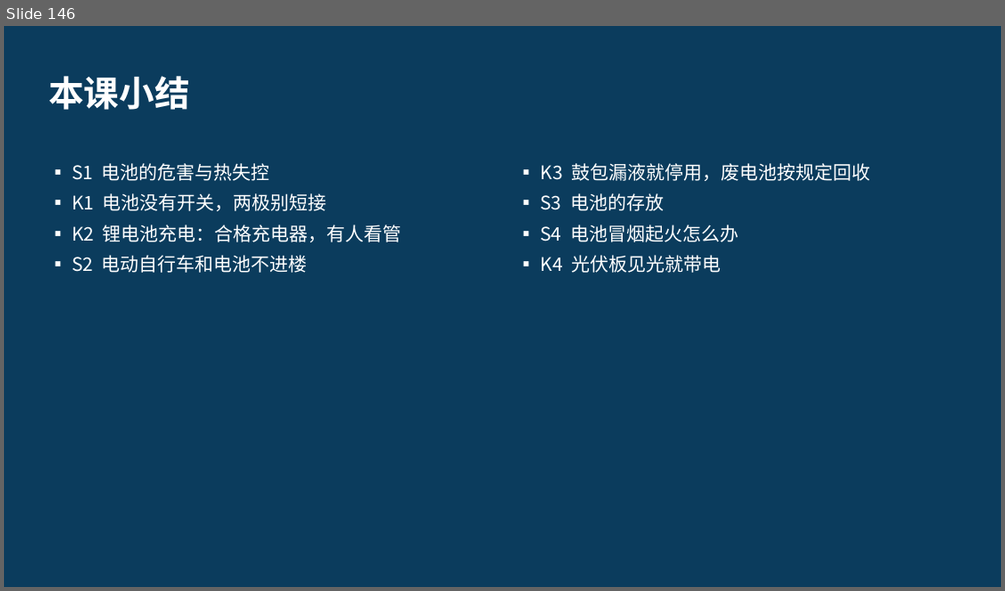
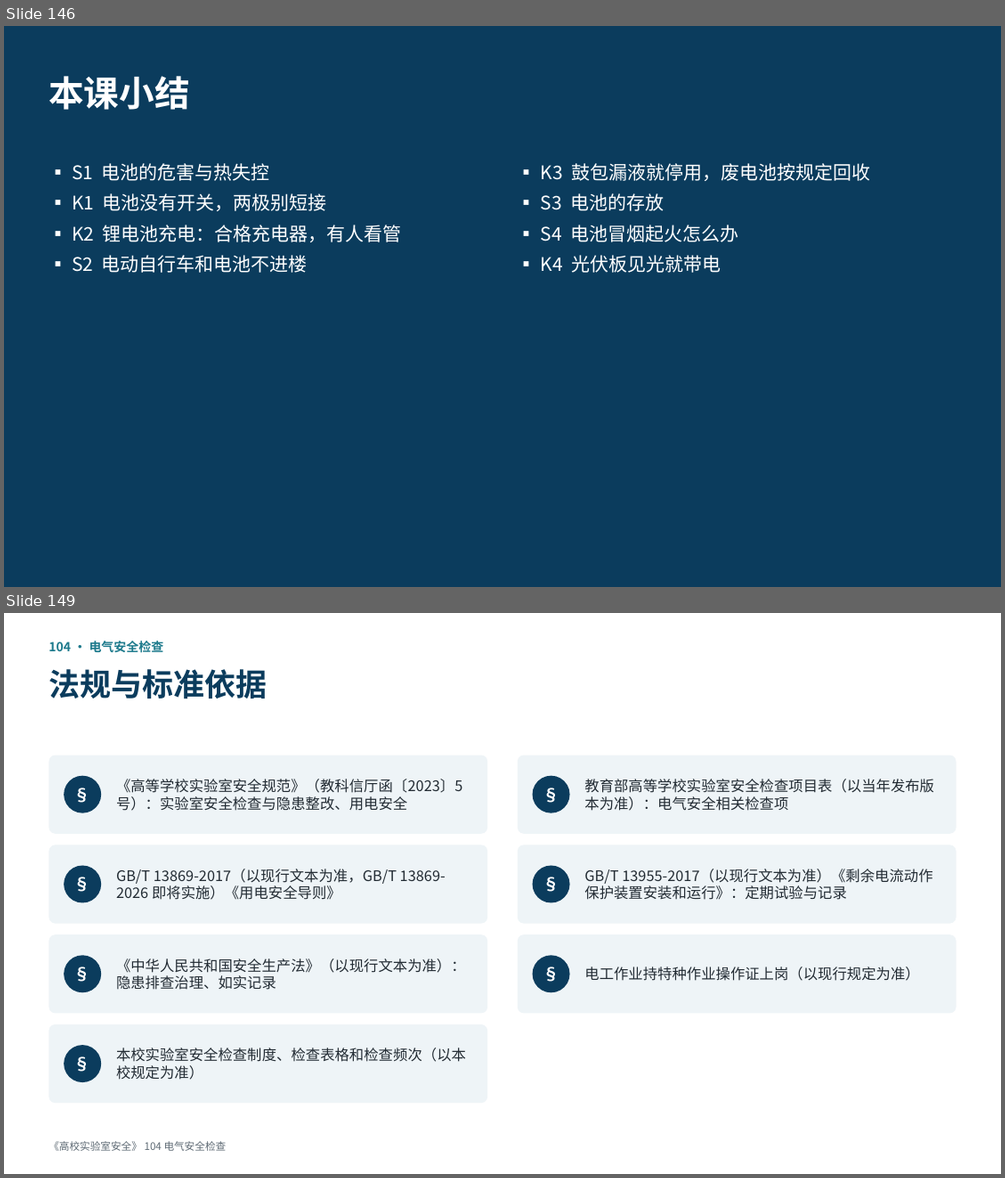
Before and after one commit to hanrongwx-max/videoyoutubo, a slide deck: course/高校实验室安全/课件/第8章_电气安全.pptx. Shown one above the other, each under a label of ours: slide 146 before the commit, slides 146 and 149 after it; the slides between them are not shown. The pictures are 1005x591 and 1005x1178 pixels, drawn with LibreOffice and Linux fonts; fonts in the diff are those of the drawing. Boxes give left, top, right and bottom in pixels: in the first picture for what was removed or moved away, otherwise in the second. Text is boxed around its words. In the diff, an @@ line names an element or a change of style, - is before the commit and + after.

```diff
--- a/course/高校实验室安全/课件/第8章_电气安全.pptx
+++ b/course/高校实验室安全/课件/第8章_电气安全.pptx
@@ slide 149 added at <box>4,613,1001,1174</box>, background #FFFFFF @@
@@ text added at <box>48,641,164,653</box>, 12 pt, text #1D7A8C, bold @@
+104 · 电气安全检查
@@ text added at <box>48,669,267,699</box>, 30 pt, text #0B3C5D, bold @@
+法规与标准依据
@@ rounded rectangle added at <box>48,755,488,834</box>, fill #EEF4F7 @@
@@ rounded rectangle added at <box>518,755,956,834</box>, fill #EEF4F7 @@
@@ ellipse added at <box>64,775,101,812</box>, fill #0B3C5D, 16 pt, text #FFFFFF, bold @@
+§
@@ text added at <box>116,779,462,811</box>, 14 pt, text #222B33 @@
+《高等学校实验室安全规范》（教科信厅函〔2023〕5 号）：实验室安全检查与隐患整改、用电安全
@@ ellipse added at <box>533,775,570,812</box>, fill #0B3C5D, 16 pt, text #FFFFFF, bold @@
+§
@@ text added at <box>584,779,934,811</box>, 14 pt, text #222B33 @@
+教育部高等学校实验室安全检查项目表（以当年发布版本为准）：电气安全相关检查项
@@ rounded rectangle added at <box>48,844,488,924</box>, fill #EEF4F7 @@
@@ rounded rectangle added at <box>518,844,956,924</box>, fill #EEF4F7 @@
@@ ellipse added at <box>64,866,101,903</box>, fill #0B3C5D, 16 pt, text #FFFFFF, bold @@
+§
@@ text added at <box>116,868,445,900</box>, 14 pt, text #222B33 @@
+GB/T 13869-2017（以现行文本为准，GB/T 13869-2026 即将实施）《用电安全导则》
@@ ellipse added at <box>533,866,570,903</box>, fill #0B3C5D, 16 pt, text #FFFFFF, bold @@
+§
@@ text added at <box>584,868,932,900</box>, 14 pt, text #222B33 @@
+GB/T 13955-2017（以现行文本为准）《剩余电流动作保护装置安装和运行》：定期试验与记录
@@ rounded rectangle added at <box>48,934,488,1013</box>, fill #EEF4F7 @@
@@ ellipse added at <box>64,956,101,993</box>, fill #0B3C5D, 16 pt, text #FFFFFF, bold @@
+§
@@ text added at <box>116,958,466,989</box>, 14 pt, text #222B33 @@
+《中华人民共和国安全生产法》（以现行文本为准）：隐患排查治理、如实记录
@@ rounded rectangle added at <box>518,934,956,1013</box>, fill #EEF4F7 @@
@@ ellipse added at <box>533,956,570,993</box>, fill #0B3C5D, 16 pt, text #FFFFFF, bold @@
+§
@@ text added at <box>584,966,919,981</box>, 14 pt, text #222B33 @@
+电工作业持特种作业操作证上岗（以现行规定为准）
@@ rounded rectangle added at <box>48,1024,488,1103</box>, fill #EEF4F7 @@
@@ ellipse added at <box>64,1046,101,1083</box>, fill #0B3C5D, 16 pt, text #FFFFFF, bold @@
+§
@@ text added at <box>116,1047,466,1079</box>, 14 pt, text #222B33 @@
+本校实验室安全检查制度、检查表格和检查频次（以本校规定为准）
@@ text added at <box>48,1141,226,1151</box>, 10 pt, text #5F6B75 @@
+《高校实验室安全》 104 电气安全检查
```
Also in this commit, not shown: 14 other slides added, 2 other files.
